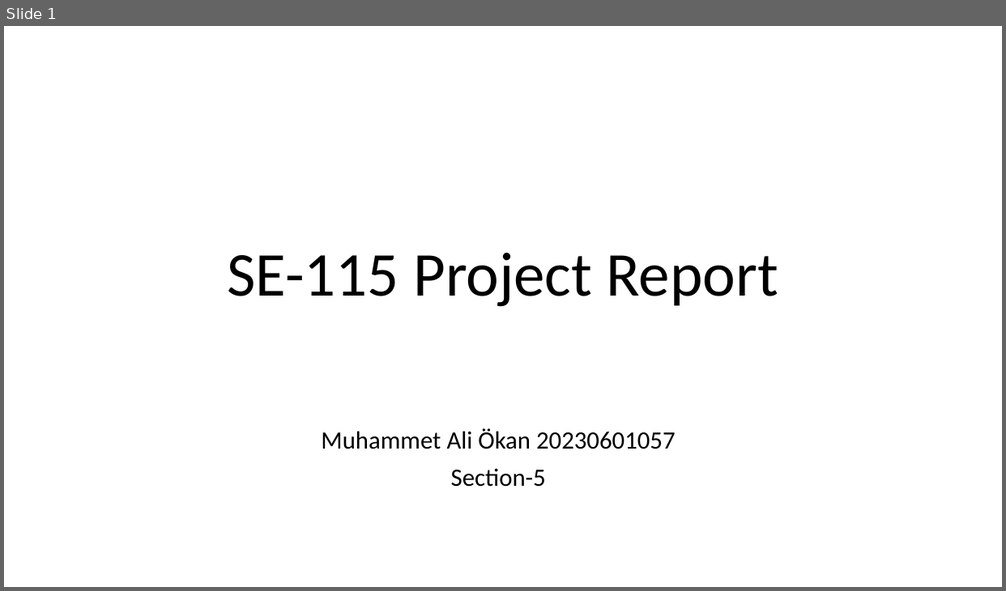
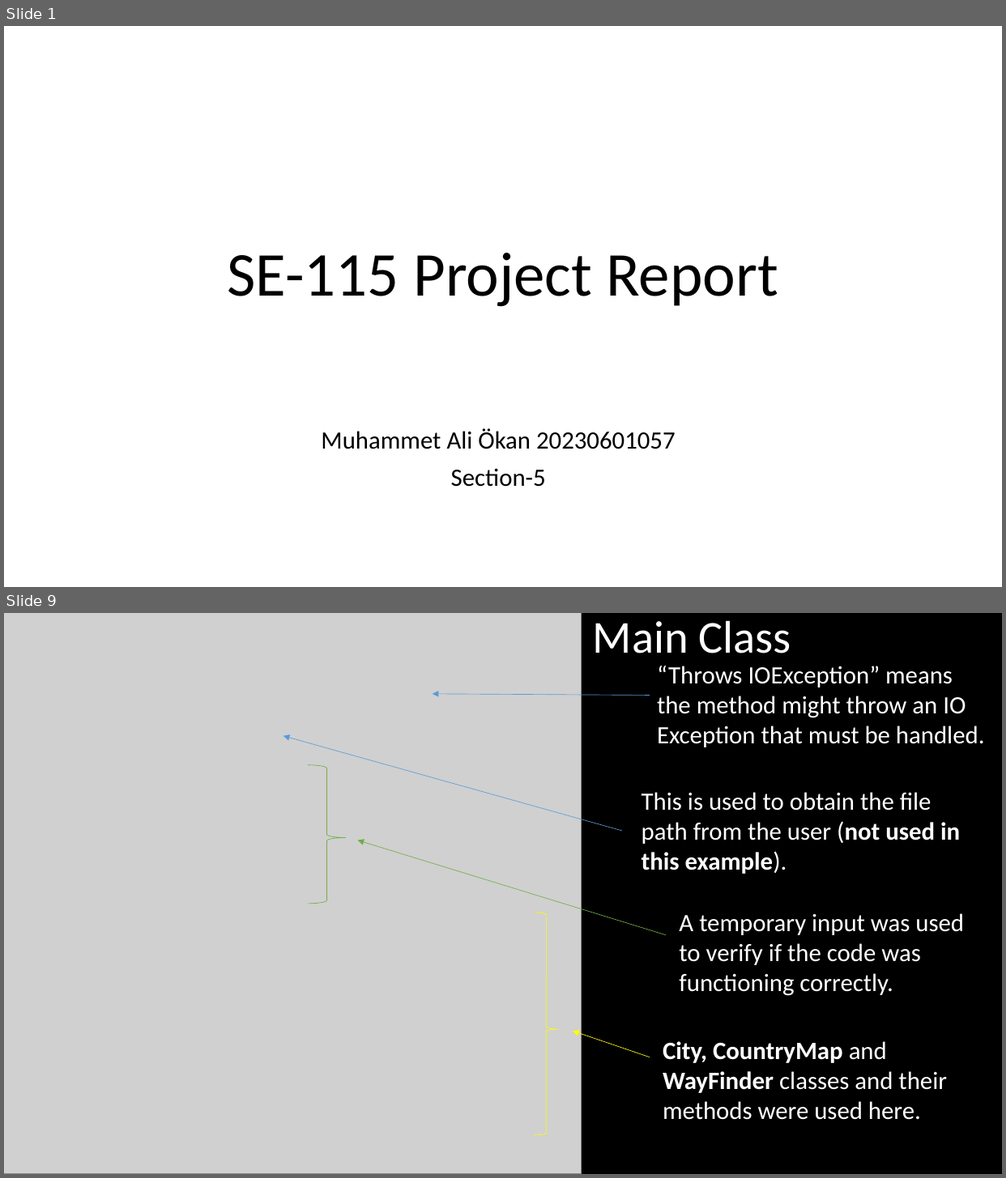
Before and after one commit to maliokan/SE115-Maps, a slide deck: Proje/Report.pptx. Shown one above the other, each under a label of ours: slide 1 before the commit, slides 1 and 9 after it; the slides between them are not shown. The pictures are 1006x591 and 1006x1178 pixels, drawn with LibreOffice and Linux fonts; fonts in the diff are those of the drawing; grey boxes stand for pictures. Boxes give left, top, right and bottom in pixels: in the first picture for what was removed or moved away, otherwise in the second. Text is boxed around its words. In the diff, an @@ line names an element or a change of style, - is before the commit and + after.

```diff
--- a/Proje/Report.pptx
+++ b/Proje/Report.pptx
@@ slide 9 added at (4, 613, 1002, 1174), background #000000 @@
@@ picture added at (4, 613, 582, 1174) @@
@@ text added at (593, 620, 791, 653), 44 pt, text #FFFFFF @@
+Main Class
@@ text added at (657, 666, 985, 747), 24 pt, text #FFFFFF @@
+“Throws IOException” means the method might throw an IO Exception that must be handled.
@@ arrow added from (650, 696) to (432, 694), #5B9BD5 0.5 pt @@
@@ arrow added from (622, 831) to (283, 736), #5B9BD5 0.5 pt @@
@@ right brace added at (308, 765, 346, 904), outline #70AD47 0.5 pt @@
@@ text added at (641, 792, 960, 874), 24 pt, text #FFFFFF @@
+This is used to obtain the file path from the user (not used in this example).
@@ arrow added from (666, 935) to (358, 841), #70AD47 0.5 pt @@
@@ right brace added at (534, 913, 560, 1135), outline #FFFF00 0.5 pt @@
@@ text added at (679, 914, 964, 996), 24 pt, text #FFFFFF @@
+A temporary input was used to verify if the code was functioning correctly.
@@ arrow added from (650, 1058) to (573, 1032), #FFFF00 0.5 pt @@
@@ text added at (663, 1041, 947, 1120), 24 pt, text #FFFFFF @@
+City, CountryMap and WayFinder classes and their methods were used here.
```
Also in this commit, not shown: 2 slides changed, 5 other slides added, 11 other files.
